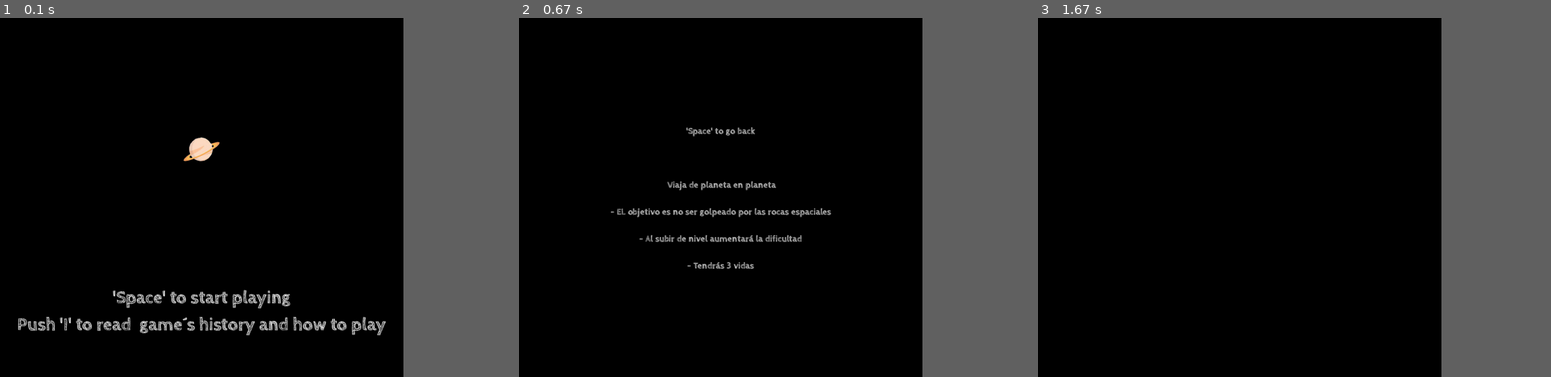
Above: before the commit, frames 1-3 (left to right).
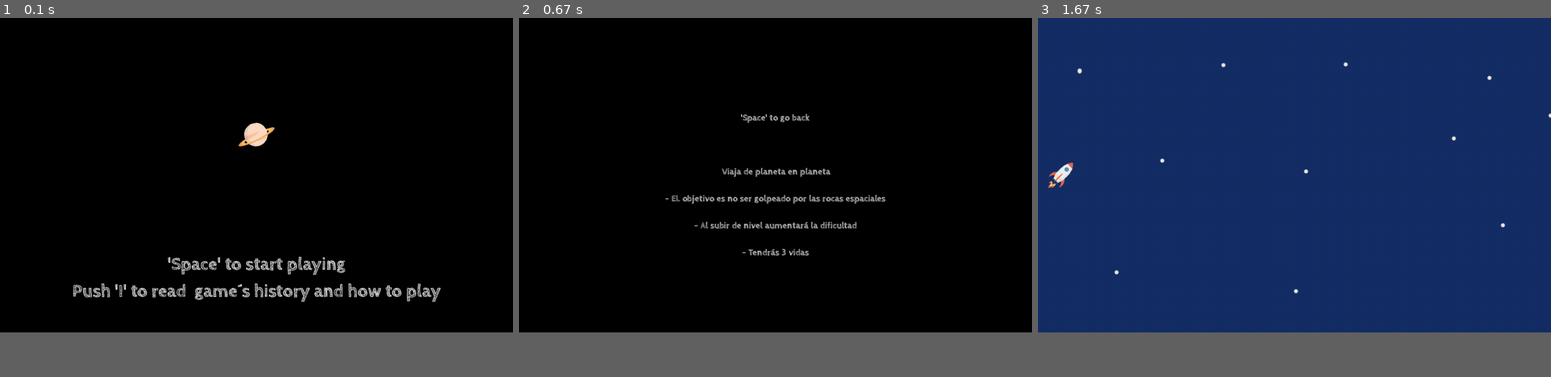
Above: after the commit, the same moments.

Repository: MarkelJM/FinalPygameSpace
Game: pygame game, started from main.py
Two runs of this game, one before a commit and one after it. Both use one fixed random seed, a clock stepped at 60 frames per second and the inputs below.
Inputs:
- Up to frame 1 (0.1 s): no input
- Up to frame 2 (0.67 s): tap Space at 0.33 s
- Up to frame 3 (1.67 s): tap A at 0.67 s
In our replay, the window is 707x628 before the commit and 899x550 after it. These sizes can differ from the game's own. Grey fills any space a smaller window leaves; there, only what the larger window draws over its background counts as a difference.

The runs differ from the first frame. In frame 1, 4.2% of the frame differs, in the area x 3-86%, y 29-89%; in frame 2, 2.6%; in frame 3, 69%, in the area x 0-100%, y 0-88%.

Commit message:
feat: plane moves and limits done

Diff:
--- a/thequest/__init__.py
+++ b/thequest/__init__.py
@@ -1,7 +1,7 @@
 #General information and details
 
-WIDTH = 900
-HEIGHT = 800
+WIDTH = 1145
+HEIGHT = 700
 
 
 
--- a/thequest/game.py
+++ b/thequest/game.py
@@ -17,11 +17,11 @@
         pg.display.set_caption("The Quest MJM")
         # create logo: 1. upload 2. set
         # NOTE:this is the code, but I have to create the logo an named it
-        """
+
         icon = pg.image.load(
             os.path.join("resources", "images", "icon.png"))
         pg.display.set_icon(icon)
-        """
+
 
         self.scenes = [
             Home(self.display),
--- /dev/null
+++ b/thequest/objects.py
@@ -0,0 +1,38 @@
+import os
+
+import pygame as pg
+from pygame.sprite import Sprite
+
+from thequest import HEIGHT, WIDTH
+
+class Plane(Sprite):
+
+    x_margin = 20
+    speed = 10
+
+    def __init__(self):
+        super().__init__()
+
+        self.image = pg.image.load(
+                    os.path.join("resources", "images", "plane.png"))
+
+        self.rect = self.image.get_rect(midleft=(self.x_margin, HEIGHT/2))
+
+    def update(self):
+        button = pg.key.get_pressed()
+        if button[pg.K_RIGHT]:
+            self.rect.x += self.speed
+            if self.rect.right > WIDTH:
+                self.rect.right = WIDTH
+        if button[pg.K_LEFT]:
+            self.rect.x -= self.speed
+            if self.rect.left < 0:
+                self.rect.left = 0
+        if button[pg.K_UP]:
+            self.rect.y -= self.speed
+            if self.rect.top < 0:
+                self.rect.top = 0
+        if button[pg.K_DOWN]:
+            self.rect.y += self.speed
+            if self.rect.bottom  > HEIGHT:
+                self.rect.bottom = HEIGHT
--- a/thequest/scenes.py
+++ b/thequest/scenes.py
@@ -4,7 +4,7 @@
 import pygame as pg
 
 from . import BACKGROUND_COLOUR, FPS, HEIGHT, LIFES, MAIN_TEXT_SIZE,  MESSAGE_COLOUR, TEXT_MARGIN,  WIDTH
-
+from .objects import Plane
 
 class Scenes:
     def __init__(self, screen: pg.Surface):
@@ -142,6 +142,7 @@
         super().__init__(screen)
         bg_file = os.path.join("resources", "images", "background.png")
         self.background = pg.image.load(bg_file)
+        self.player = Plane()
 
     def play(self):
 
@@ -157,8 +158,22 @@
                     pg.quit()
                     sys.exit()
 
+            ### UPDATE OBJECTS SETUP ###
+
+            self.player.update()
+
             self.screen.fill(BACKGROUND_COLOUR)
+            ###  PAINT BACKGROUND METHOD    ###
+            self.paint_background()
+            self.screen.blit(
+                self.player.image, self.player.rect)  #PLayer
+
+
 
 
 
             pg.display.flip()
+
+    #background method
+    def paint_background(self):
+        self.screen.blit(self.background, (0, 0))
